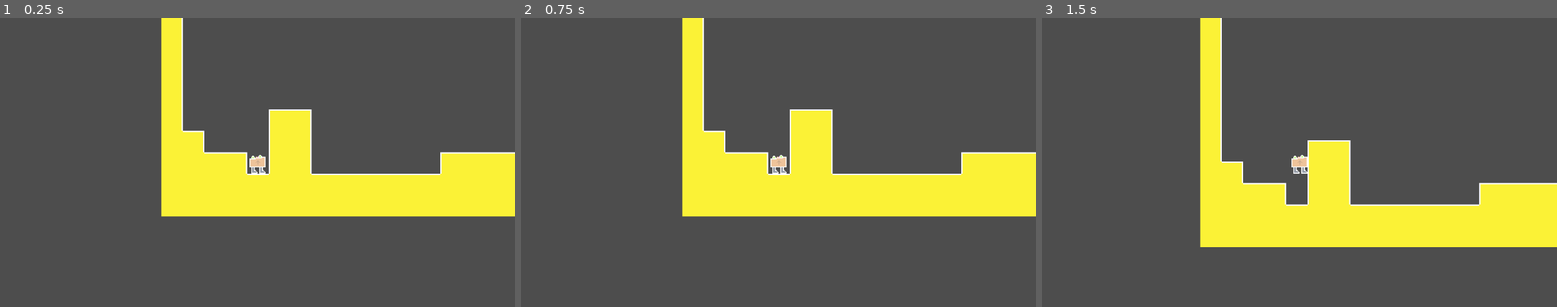
Above: before the commit, frames 1-3 (left to right).
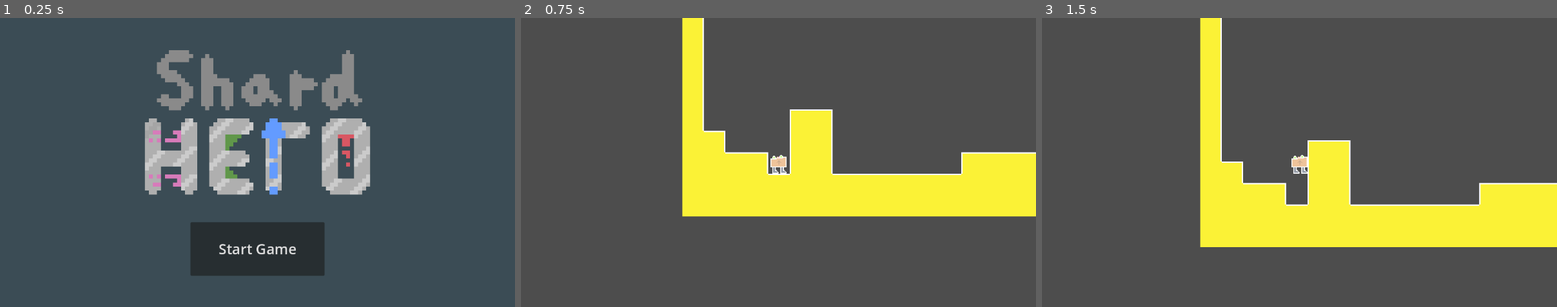
Above: after the commit, the same moments.

Repository: ShardHero/Main
Game: Godot game, scene res://scenes/title_screen.tscn
The game is run twice, just before and just after one commit, with the same random seed, the same clock (stepped at 60 frames per second) and the same inputs. Before the commit the project starts from res://scenes/level1.tscn.
Inputs (mouse positions are in pixels of both pictures, inside the frame that each line leads up to):
- Up to frame 1 (0.25 s): no input
- Up to frame 2 (0.75 s): click (778, 249) at 0.5 s, where only the run after the commit has a clickable "Start Game"
- Up to frame 3 (1.5 s): tap Enter (ui_accept) at 1.25 s; hold Right (ui_right) from 1.28 s (still down)

The runs differ from the first frame. In frame 1, 28% of the frame differs, in the area x 28-100%, y 0-90%; in frame 2, nothing differs; in frame 3, nothing differs.

Commit message:
Added functional title screen

Diff:
--- a/project.godot
+++ b/project.godot
@@ -11,6 +11,6 @@
 [application]
 
 config/name="Shard Hero"
-run/main_scene="res://scenes/level1.tscn"
+run/main_scene="res://scenes/title_screen.tscn"
 config/features=PackedStringArray("4.3", "Forward Plus")
 config/icon="res://icon.svg"
--- /dev/null
+++ b/scenes/title_screen.gd
@@ -0,0 +1,5 @@
+extends Node
+
+
+func _on_button_pressed() -> void:
+	get_tree().change_scene_to_file("res://scenes/level1.tscn")
--- /dev/null
+++ b/scenes/title_screen.tscn
@@ -0,0 +1,33 @@
+[gd_scene load_steps=3 format=3 uid="uid://dygv2txj36y50"]
+
+[ext_resource type="Script" path="res://scenes/title_screen.gd" id="1_en0v4"]
+[ext_resource type="Texture2D" uid="uid://brkd2qiag6wcn" path="res://concept_title_draft.png" id="1_hh0x7"]
+
+[node name="TitleScreen" type="Node"]
+script = ExtResource("1_en0v4")
+
+[node name="TextureRect" type="TextureRect" parent="."]
+texture_filter = 1
+anchors_preset = 15
+anchor_right = 1.0
+anchor_bottom = 1.0
+grow_horizontal = 2
+grow_vertical = 2
+texture = ExtResource("1_hh0x7")
+
+[node name="Button" type="Button" parent="."]
+anchors_preset = 7
+anchor_left = 0.5
+anchor_top = 1.0
+anchor_right = 0.5
+anchor_bottom = 1.0
+offset_left = -150.0
+offset_top = -190.0
+offset_right = 150.0
+offset_bottom = -70.0
+grow_horizontal = 2
+grow_vertical = 0
+theme_override_font_sizes/font_size = 32
+text = "Start Game"
+
+[connection signal="pressed" from="Button" to="." method="_on_button_pressed"]
Binary file added: concept_title_draft.png
Not shown, added: concept_title_draft.png.import
